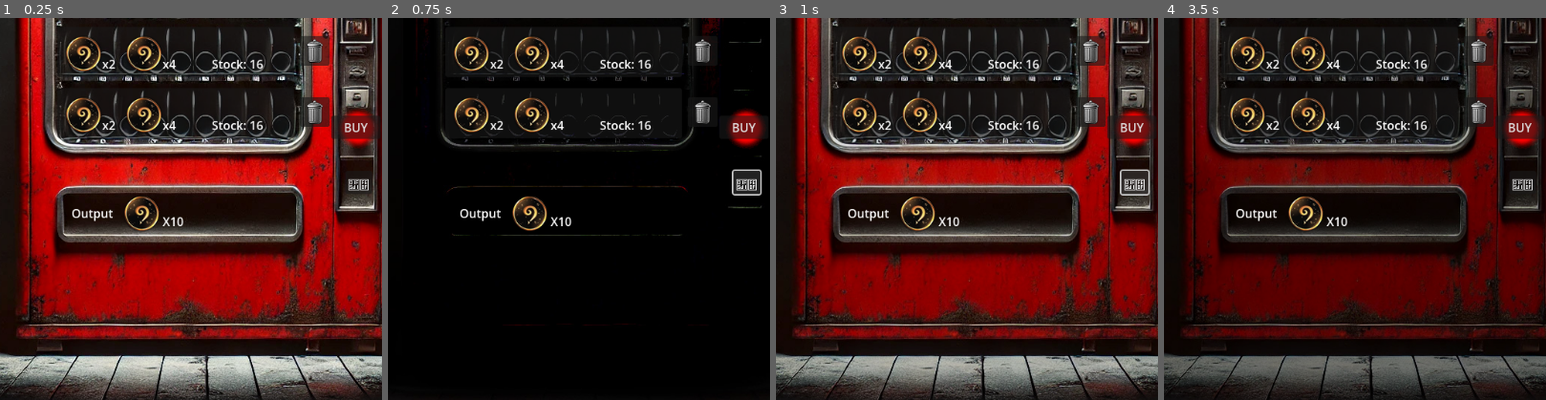
Above: before the commit, frames 1-4 (left to right).
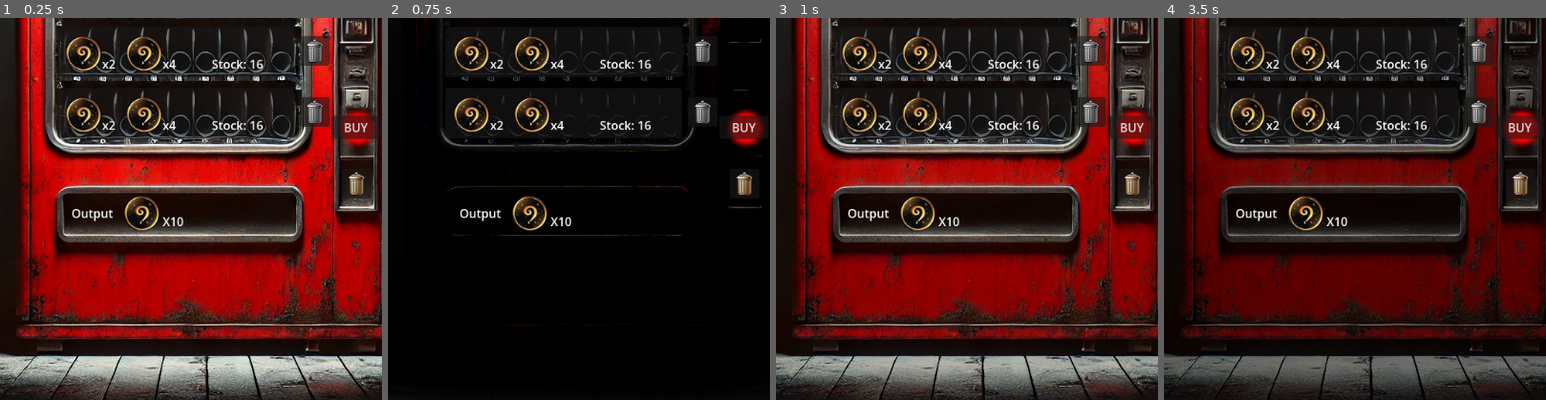
Above: after the commit, the same moments.

Repository: digimbyte/vendor-client
Game: Godot game, scene res://scene.tscn
Two runs of this game, one before a commit and one after it. Both use one fixed random seed, a clock stepped at 60 frames per second and the inputs below.
Inputs (mouse positions are % of the whole screen's width and height, from its top left):
- Up to frame 1 (0.25 s): no input
- Up to frame 2 (0.75 s): click (70, 72) at 0.5 s, where only the run before the commit has a clickable "🗑️"
- Up to frame 3 (1 s): no input
- Up to frame 4 (3.5 s): click "NEXT" at 1.25 s; click "NEXT" at 2 s; click "CREATE" at 2.75 s
The pictures show only the part of the screen within x 23-73%, y 50-100%; the shares and areas given below are measured in that part.

The runs differ from the first frame. In frame 1, 0.3% of the frame differs, in the area x 91-98%, y 40-48%; in frame 2, 0.4%, in the area x 90-98%, y 39-47%; in frame 3, 0.4%; in frame 4, 0.2%.

Commit message:
fixed export and admin trash

Diff:
--- a/client/scene.tscn
+++ b/client/scene.tscn
@@ -6,6 +6,7 @@
 [ext_resource type="Texture2D" uid="uid://dn56k3eohvs8g" path="res://images/vendor_dark.jpg" id="2_ud3gt"]
 [ext_resource type="Script" path="res://flicker.gd" id="3_qy4be"]
 [ext_resource type="Texture2D" uid="uid://c25cob6pyrvpr" path="res://images/light_round.png" id="5_dprem"]
+[ext_resource type="Texture2D" uid="uid://c1jvijekbyibv" path="res://images/icon_admin_trash.png" id="6_8xf86"]
 [ext_resource type="Texture2D" uid="uid://b6lcv3fljntsc" path="res://images/light_square.png" id="6_xkh2g"]
 
 [sub_resource type="CanvasItemMaterial" id="CanvasItemMaterial_sw4a5"]
@@ -114,13 +115,15 @@
 offset_bottom = 561.912
 text = "BUY"
 
-[node name="Admin_Delete" type="Button" parent="Controls/Inputs"]
-layout_mode = 0
-offset_left = 17.0
-offset_top = 470.0
-offset_right = 47.0
-offset_bottom = 501.0
-text = "🗑️"
+[node name="utility" type="Panel" parent="Controls/Inputs"]
+offset_left = 12.0
+offset_top = 467.0
+offset_right = 52.0
+offset_bottom = 507.0
+
+[node name="Admin_Trash" type="Sprite2D" parent="Controls/Inputs/utility"]
+position = Vector2(19, 20)
+texture = ExtResource("6_8xf86")
 
 [node name="Dispencer" type="Panel" parent="Controls"]
 self_modulate = Color(1, 1, 1, 0)
@@ -390,6 +393,7 @@
 horizontal_alignment = 1
 
 [node name="Item_Select" type="Panel" parent="Controls"]
+visible = false
 layout_mode = 0
 offset_left = -788.0
 offset_top = 203.0
Not shown: 1 places in client/scene.tscn that only renumber resources
Not shown, changed: webcode/Vendor.144x144.png
Not shown, changed: webcode/Vendor.180x180.png
Not shown, changed: webcode/Vendor.512x512.png
Not shown, changed: webcode/Vendor.html
Not shown, changed: webcode/Vendor.pck
Not shown, changed: webcode/Vendor.service.worker.js
